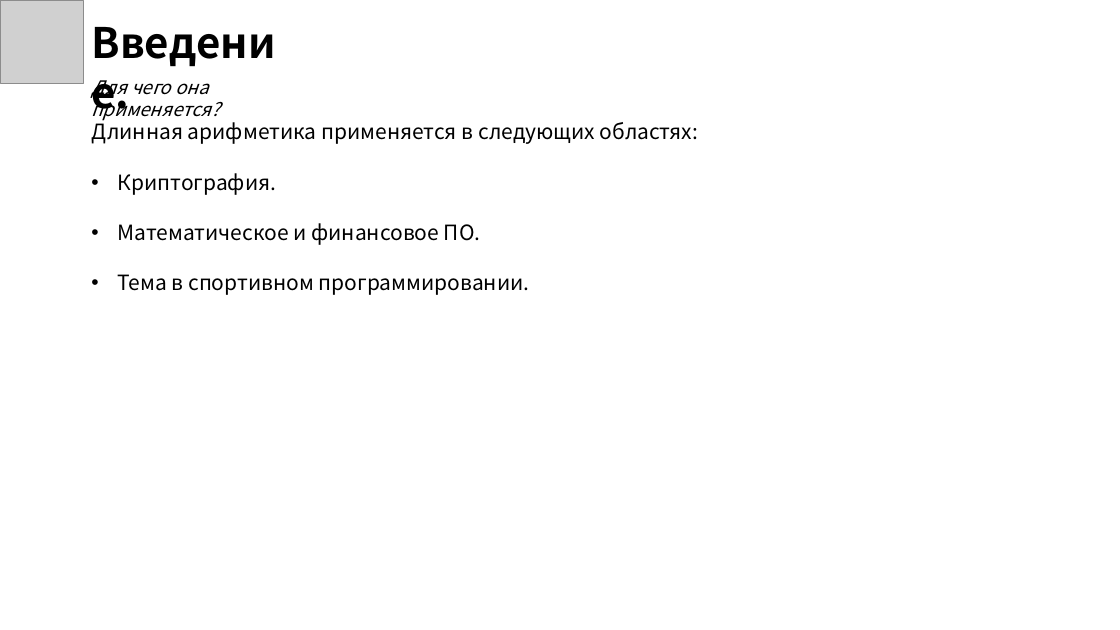
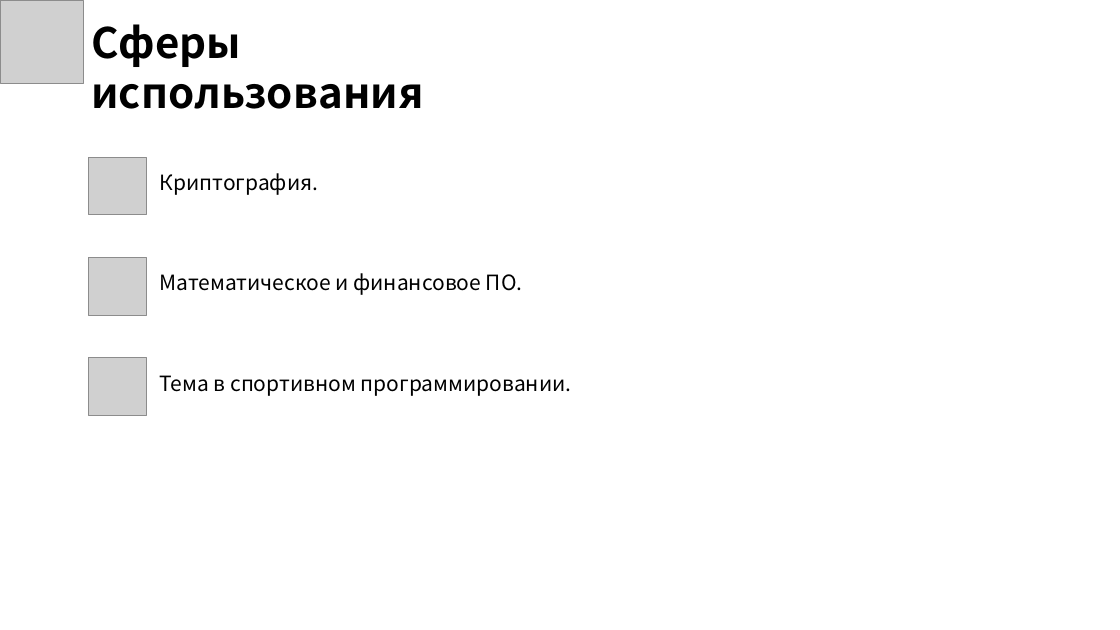
Before and after one commit to Elsium/ASD, a slide deck: slide 3 of presentation/presentation.pptx (slide 4 before the commit). Drawn at 1120x630 pixels with LibreOffice and Linux fonts; fonts in the diff are those of the drawing; grey boxes stand for pictures; background and template pictures are left out. Boxes give left, top, right and bottom in pixels: in the first picture for what was removed or moved away, otherwise in the second. Text is boxed around its words. In the diff, an @@ line names an element or a change of style, - is before the commit and + after.

```diff
--- a/presentation/presentation.pptx
+++ b/presentation/presentation.pptx
@@ text at [91,24,423,109]: text changed @@
-Введение.
+Сферы использования
@@ text removed at [91,80,220,121] @@
-Для чего она применяется?
@@ text "Криптография." at [160,173,572,396]: list level 1 to 2 in "Криптография."; list level 1 to 2 in "Математическое и финансовое ПО."; list level 1 to 2 in "Тема в спортивном программировании." @@
@@ text at [91,118,698,144]: paragraph removed @@
-Длинная арифметика применяется в следующих областях:
@@ picture added at [89,157,146,214] @@
@@ picture added at [89,258,146,315] @@
@@ picture added at [89,358,146,415] @@
```
Also in this commit, not shown: 15 other slides changed, 3 slides added, 4 slides removed, 4 other files.
